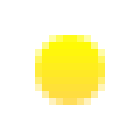
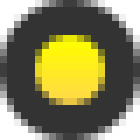
Layer changes from the first w=140, h=140 image to the second:
showed "Layer 3" over [35, 35, 105, 105]
showed "Layer 2" over [0, 0, 140, 140]
